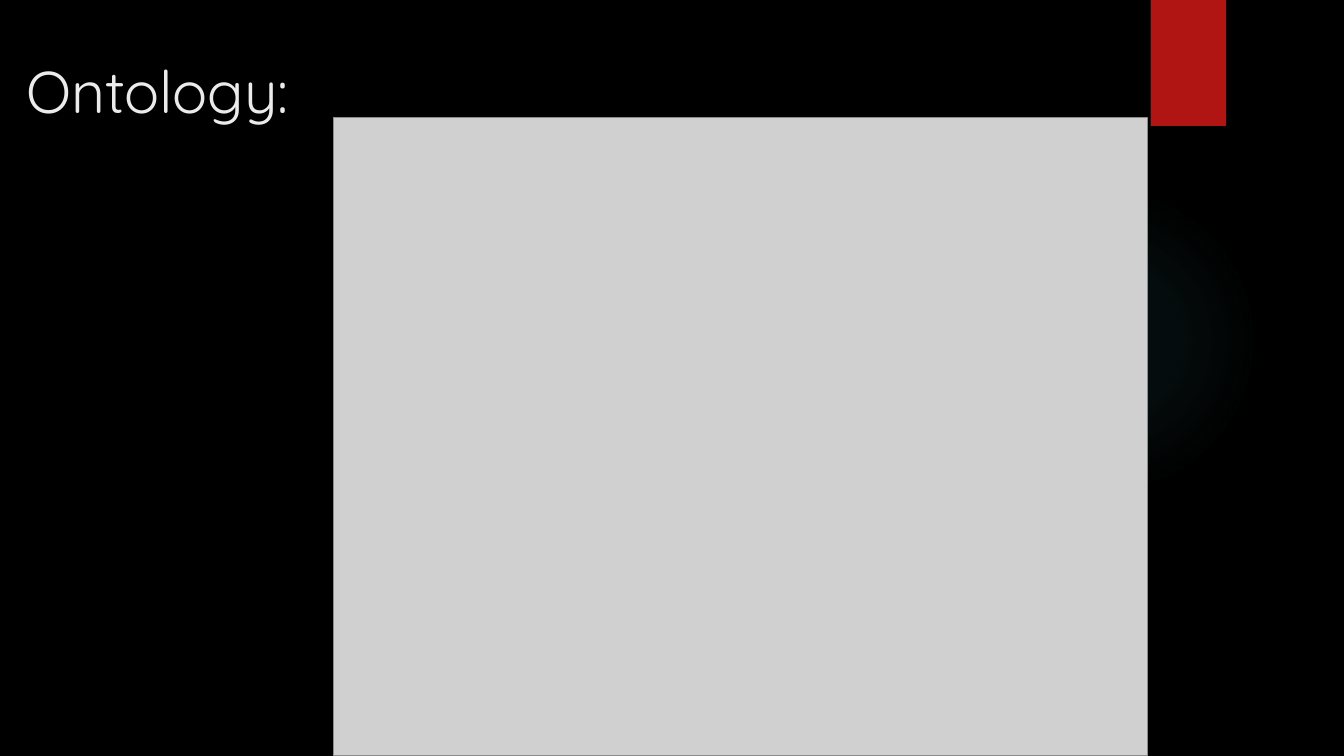
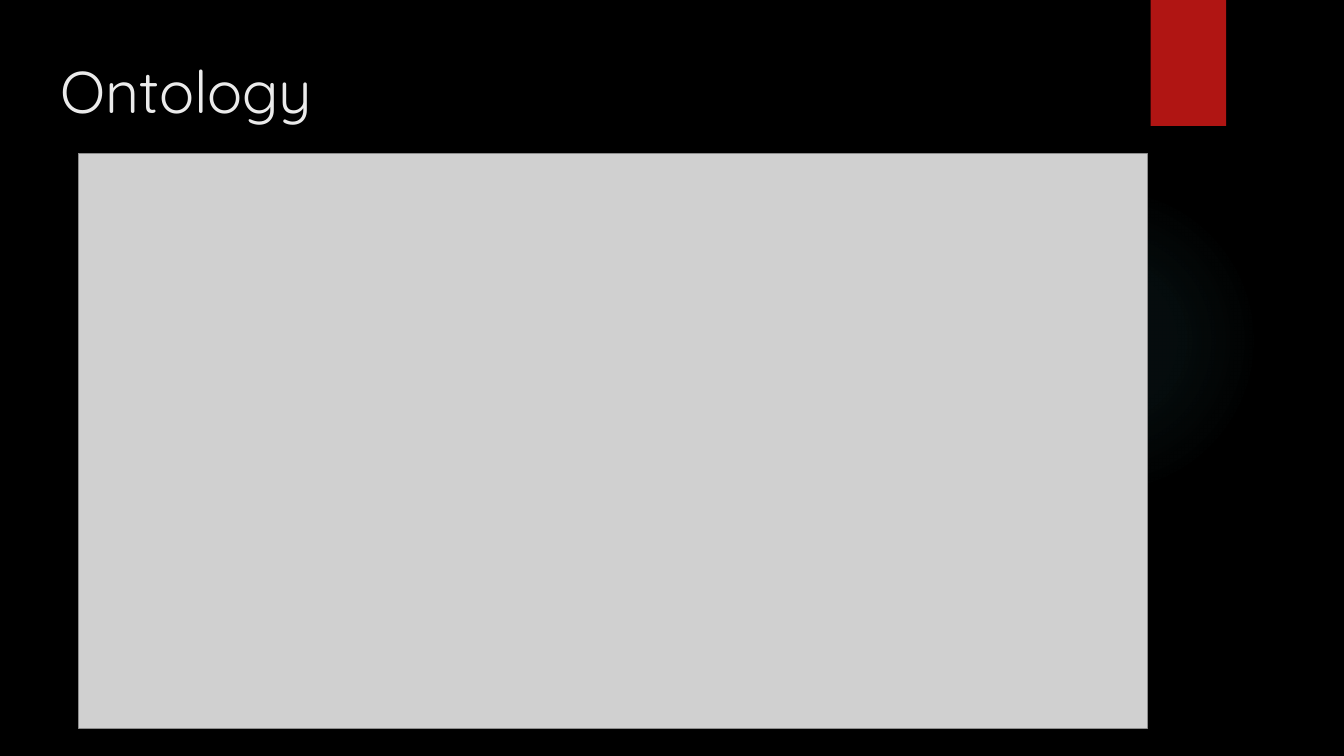
Before and after one commit to SaratM34/Dynamic-Intelligent-Q-A-System-with-Natural-Language-Processing, a slide deck: slide 11 of Documentation/project presentation.pptx. Drawn at 1344x756 pixels with LibreOffice and Linux fonts; fonts in the diff are those of the drawing; grey boxes stand for pictures; background and template pictures are left out. Boxes give left, top, right and bottom in pixels: in the first picture for what was removed or moved away, otherwise in the second. Text is boxed around its words. In the diff, an @@ line names an element or a change of style, - is before the commit and + after.

```diff
--- a/Documentation/project presentation.pptx
+++ b/Documentation/project presentation.pptx
@@ title at (x1=60, y1=69, x2=311, y2=125): text changed @@
-Ontology:
+Ontology
@@ picture resized from (x1=334, y1=118, x2=1147, y2=756) to (x1=79, y1=153, x2=1148, y2=728) @@
```
Also in this commit, not shown: 8 other slides changed, 1 slide added, 1 slide removed, 2 other files.
